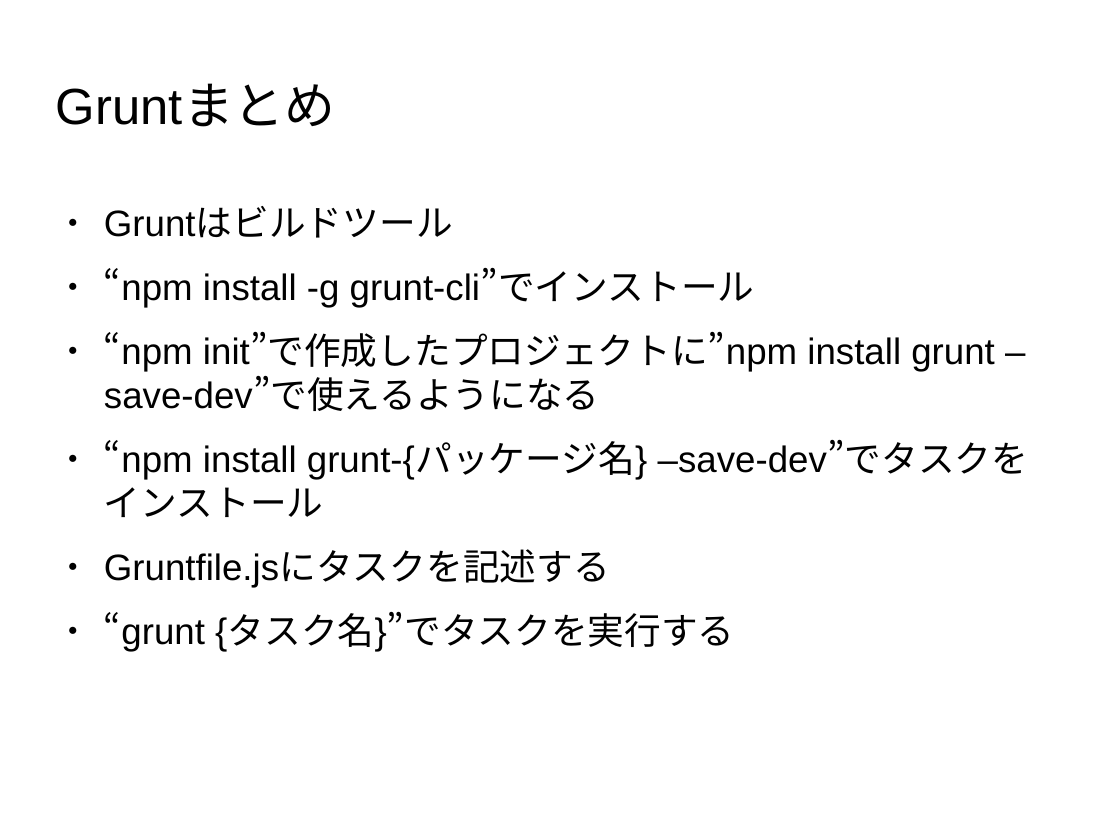
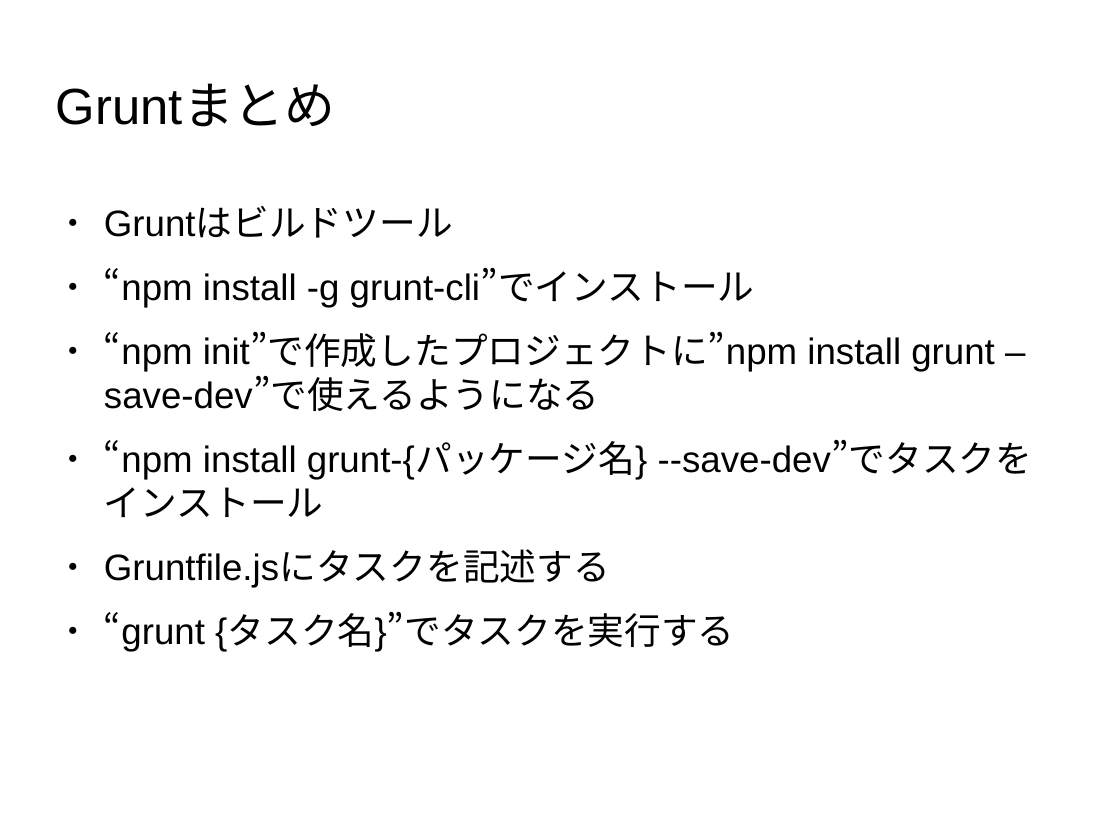
Before and after one commit to masakura/yeoman-presentation, a slide deck: slide 38 of yeoman-presentation.odp. Drawn at 1120x840 pixels with LibreOffice and Linux fonts; fonts in the diff are those of the drawing; background and template pictures are left out. Boxes give left, top, right and bottom in pixels: in the first picture for what was removed or moved away, otherwise in the second. Text is boxed around its words. In the diff, an @@ line names an element or a change of style, - is before the commit and + after.

```diff
--- a/yeoman-presentation.odp
+++ b/yeoman-presentation.odp
@@ text at (x1=104, y1=440, x2=1033, y2=517): text changed @@
-● “npm install grunt-{パッケージ名} –save-dev”でタスクをインストール
+● “npm install grunt-{パッケージ名} --save-dev”でタスクをインストール
```
Also in this commit, not shown: 2 other slides changed, 12 slides added.
